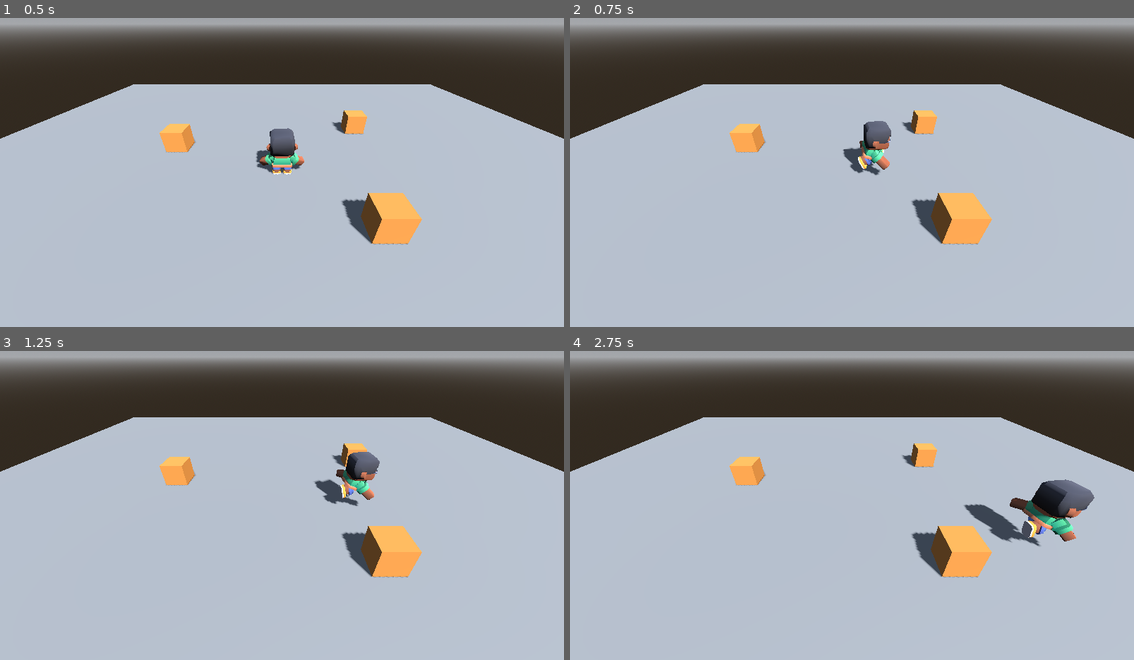
Above: before the commit, frames 1-4 (two rows, left to right).
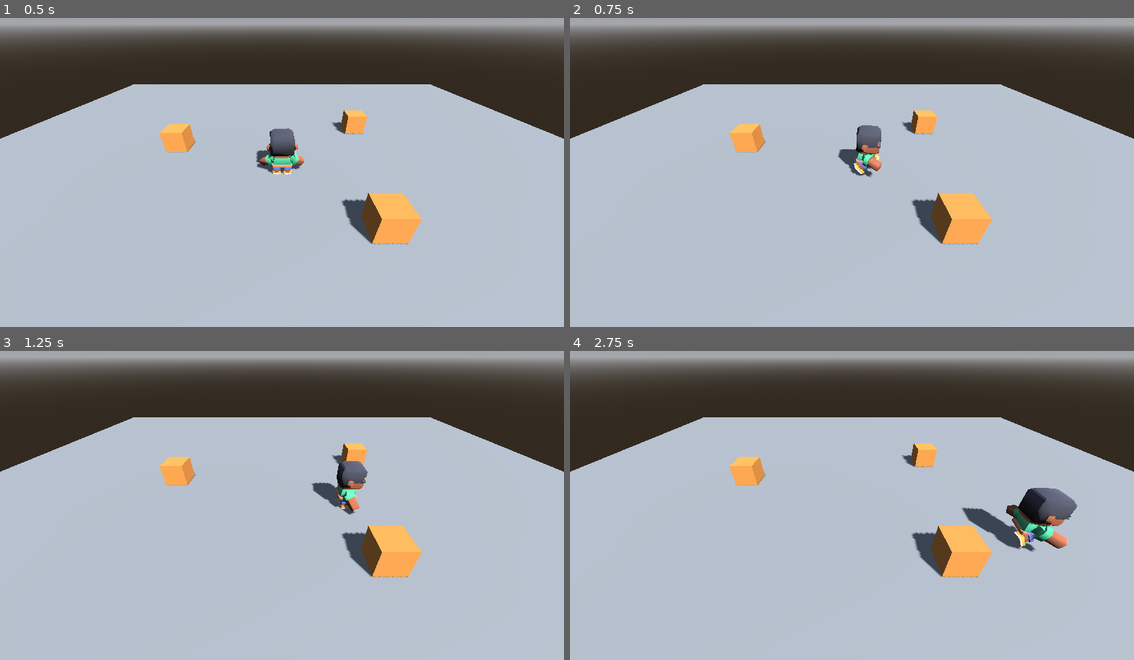
Above: after the commit, the same moments.

Repository: Tairacx/Pixel-dungeon-lite
Game: Godot game, scene res://main.tscn
Same seed, same stepped clock (60 frames per second), same inputs: the game is played once before the commit and once after it.
Inputs:
- Up to frame 1 (0.5 s): no input
- Up to frame 2 (0.75 s): tap Enter at 0.5 s; hold D (move_right) from 0.53 s (still down); hold Shift (correr) from 0.53 s (still down)
- Up to frame 3 (1.25 s): keep holding D (move_right); keep holding Shift (correr)
- Up to frame 4 (2.75 s): release D (move_right) at 1.28 s; release Shift (correr) at 1.28 s; hold S (move_down) 1.28-2.03 s; tap Shift (correr) at 1.35 s; hold D (move_right) from 2.03 s (still down); hold Shift (correr) from 2.03 s (still down)

Frame 1 is identical in both runs. In frame 2, 0.9% of the frame differs, in the area x 47-57%, y 33-52%; in frame 3, 1.2%; in frame 4, 2.6%, in the area x 69-93%, y 41-66%.

Commit message:
T7 N2 - Tarea A - arranque y frenado

Diff:
--- a/personaje.gd
+++ b/personaje.gd
@@ -3,12 +3,14 @@
 @export var camara: Camera3D
 @export var speed_caminar = 4.0
 @export var speed_correr = 4.0
+@export_range(0.05, 2.0, 0.05) var tiempo_arranque = 0.1
 @onready var anim = $Modelo/AnimationPlayer
 
 # Enchufes: otros scripts (la tarea B) los cambian desde afuera.
 var multiplicador = 1.0
 var empuje = Vector3.ZERO
 var accion = ""
+var avance = Vector3.ZERO   # la parte de la velocidad que dan las teclas
 
 
 func _physics_process(delta):
@@ -22,17 +24,20 @@
 
 	var corre = Input.is_action_pressed("correr")
 	var speed = speed_correr if corre else speed_caminar
-	velocity.x = direction.x * speed * multiplicador + empuje.x
-	velocity.z = direction.z * speed * multiplicador + empuje.z
+	var objetivo = direction * speed * multiplicador
+	var paso = speed / tiempo_arranque * delta
+	avance = avance.move_toward(objetivo, paso)
+	velocity.x = avance.x + empuje.x
+	velocity.z = avance.z + empuje.z
 
 	if direction.length() > 0:
 		basis = Basis.looking_at(direction)
 
 	if accion != "":
 		anim.play(accion)
-	elif direction.length() > 0 and corre:
+	elif avance.length() > speed_caminar + 0.1:
 		anim.play("sprint")
-	elif direction.length() > 0:
+	elif avance.length() > 0.1:
 		anim.play("walk")
 	else:
 		anim.play("idle")
